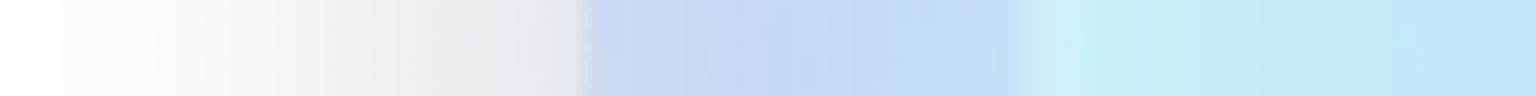
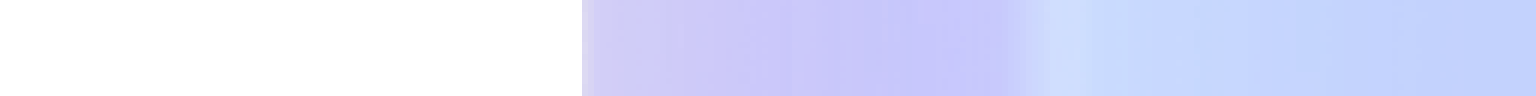
Layered file, before and after one edit (1536x96). Changes by layer:
added layer "texRampLightning3 copy" above "texRampLightning3" over [left=582, top=0, right=1536, bottom=96]
hid "Layer 1", opacity 52% → 100%, moved it above "Layer 1 copy 2", painted on it over [left=60, top=0, right=1536, bottom=96]
removed layer "Layer 5" (was 1%) over [left=60, top=0, right=1536, bottom=96]
renamed "Black & White 1" to "Layer 1 copy 2", hid it, opacity 24% → 100%, painted on it, unmasked it over [left=1020, top=0, right=1536, bottom=96]
